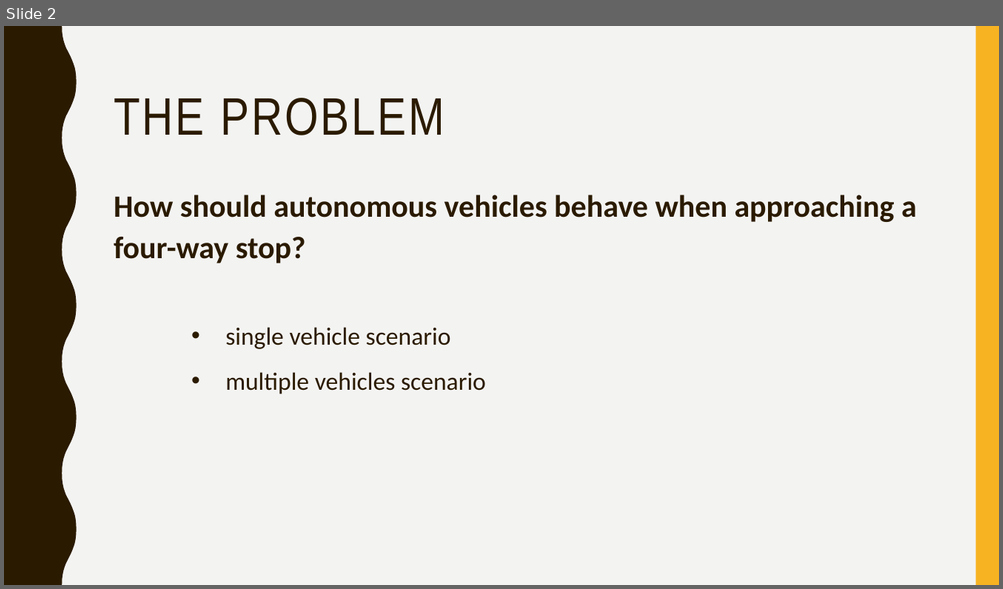
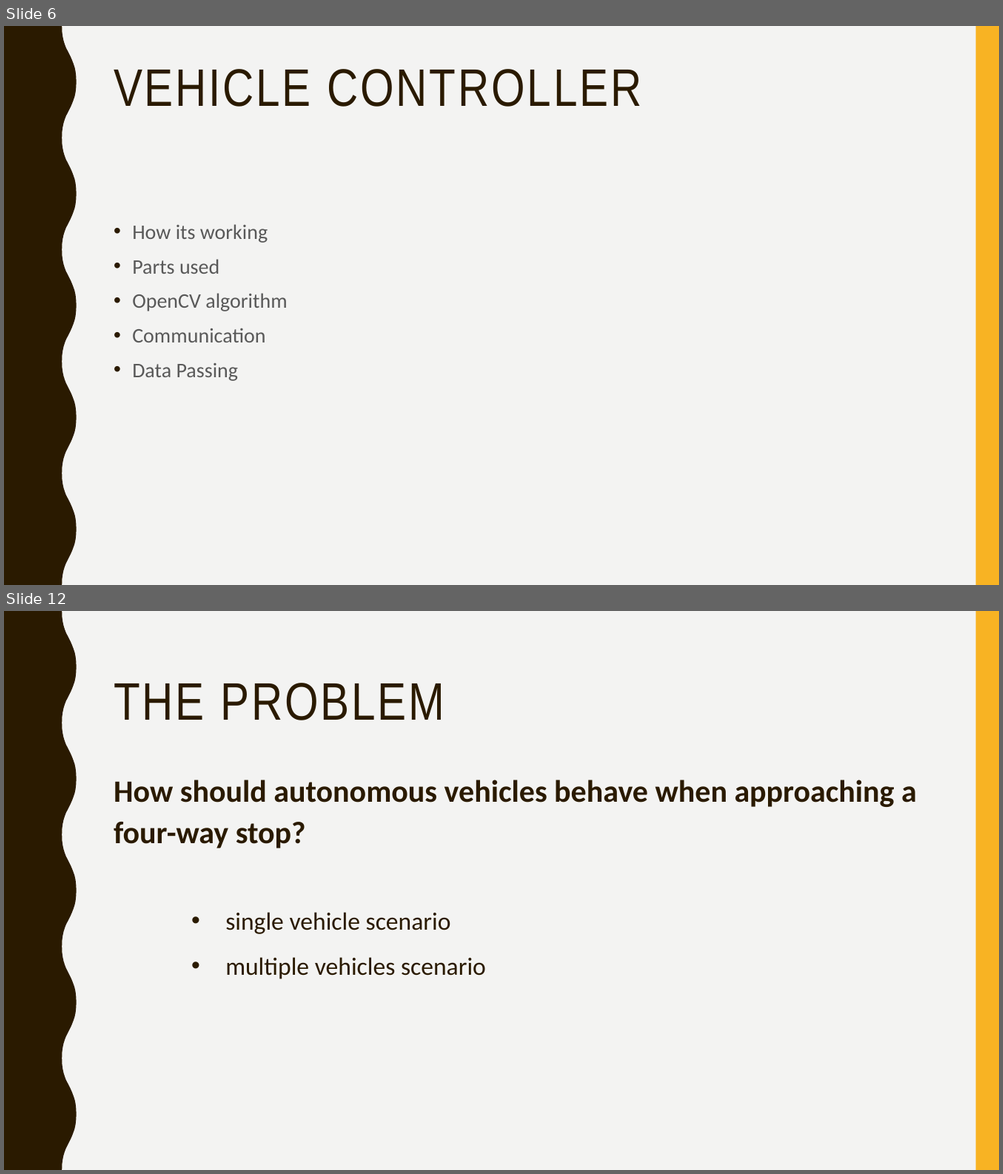
Before and after one commit to jean-lucas/vic, a slide deck: Presentation/Vehicle Intersection Control Presentation.pptx. Shown one above the other, each under a label of ours: slide 2 before the commit, slides 6 and 12 after it; the slides between them are not shown. The pictures are 1003x589 and 1003x1174 pixels, drawn with LibreOffice and Linux fonts; fonts in the diff are those of the drawing. Boxes give left, top, right and bottom in pixels: in the first picture for what was removed or moved away, otherwise in the second. Text is boxed around its words. In the diff, an @@ line names an element or a change of style, - is before the commit and + after.

```diff
--- a/Presentation/Vehicle Intersection Control Presentation.pptx
+++ b/Presentation/Vehicle Intersection Control Presentation.pptx
@@ slide 6 added at bbox=[4, 26, 999, 585], background #F3F3F2; not listed: 2 template elements that a slide beside it also shows @@
@@ title added at bbox=[114, 69, 642, 107], 51 pt, text #2A1A00 @@
+VEHICLE CONTROLLER
@@ text added at bbox=[132, 224, 287, 381], 20 pt, text #595959 @@
+• How its working
+• Parts used
+• OpenCV algorithm
+• Communication
+• Data Passing
@@ what was slide 2 is now slide 12 @@
```
Also in this commit, not shown: 10 other slides added, 1 slide removed.
